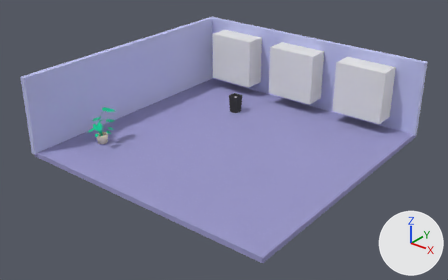
Two versions of the glTF model public/office.glb, one commit apart.
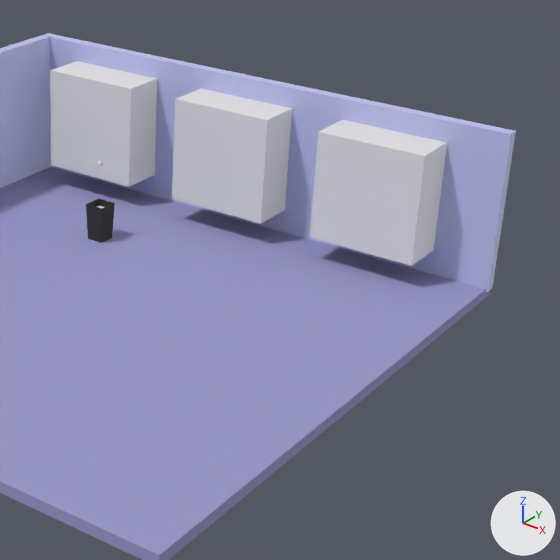
Each version appears first whole from a 50 mm camera at (12.65, -16.21, 10.04) aimed at (-0.06, -0.33, 0.19), and next in a close-up on the part from 42% to 100% of the width and 0% to 93% of the height. Every picture has the same lights, and +X, +Y and +Z are marked at lower right. Objects named as collision shapes, trigger or cutter boxes, shadow casters or lower levels of detail are left out. Where no turn or scale is listed for an object, it has been applied to the vertices.

In view in the first close-up: 'Bucket', 'Ground', 'Wall', 'Wall.001', 'Window', 'Window.001', 'Window.002'.
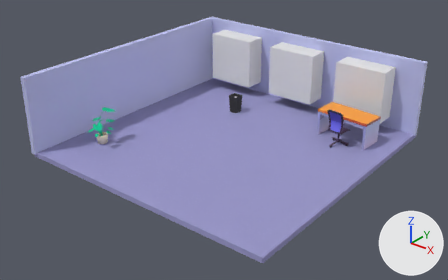
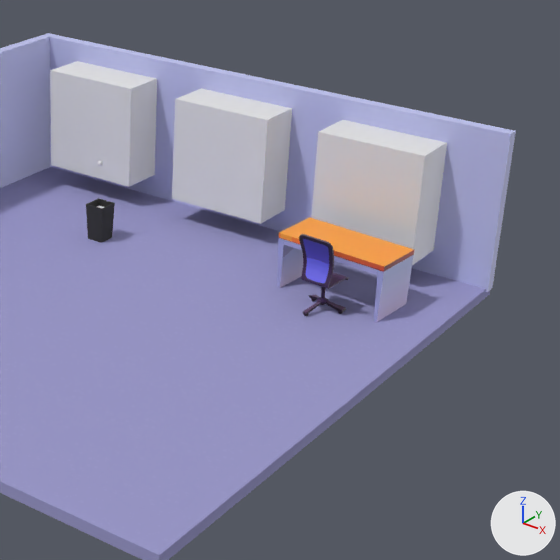
The change, as a list of edits to the scene's bpy script:
```text
Add img_texture_2:
    img_texture_2 = load_image('Texture 2', '_unpacked/Texture_2', 1920, 1080, 'sRGB')
Add mat_material_003:
    mat_material_003 = principled_material('Material.003')
    mat_material_003.texture = img_texture_2
Add me_cube_017:
    me_cube_017.from_pydata(...)  # 40 vertices, 64 faces; spans x -1.94..0.21, y -0.91..0.19, z -0.88..0.14
    me_cube_017.materials.append(mat_material_003)  # picture img_texture_2
Add me_sphere_001:
    me_sphere_001.from_pydata(...)  # 394 vertices, 752 faces; spans x -0.343..0.382, y -0.352..0.425, z -0.473..0.955
    me_sphere_001.materials.append(mat_material_003)  # picture img_texture_2
Add ob_cube_006:
    ob_cube_006 = bpy.data.objects.new('Cube.006', me_cube_017)
    ob_cube_006.location = (4.01, 3.34, 0.88)
Add ob_sphere:
    ob_sphere = bpy.data.objects.new('Sphere', me_sphere_001)
    ob_sphere.location = (3.15, 2.2, 0.47)
```

What differs and where, as boxes [x1, y1, x2, y2] in the close-ups (560 x 560 px):
'Cube.006', added
    after: [277, 217, 414, 322]
'Sphere', added
    after: [299, 234, 349, 316]
